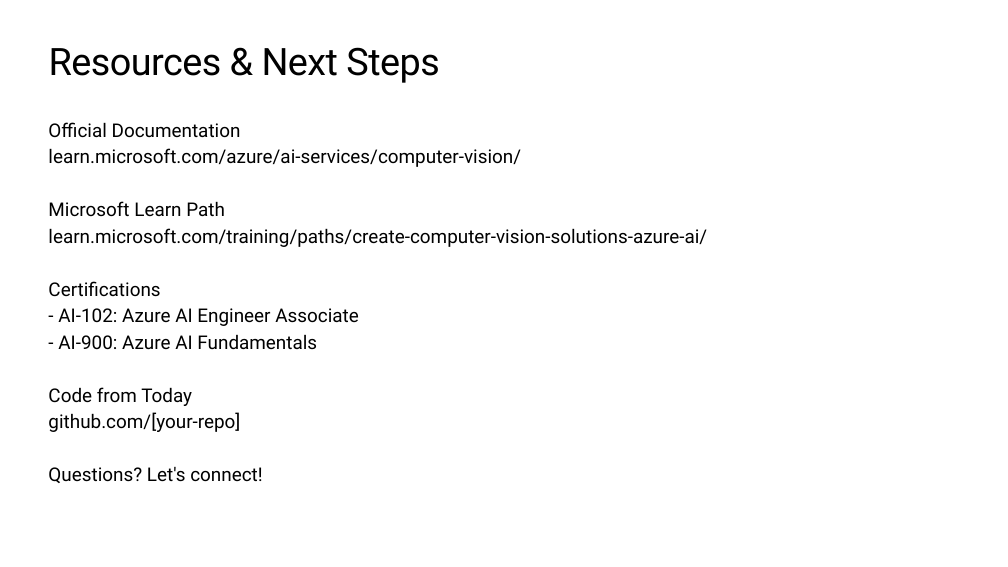
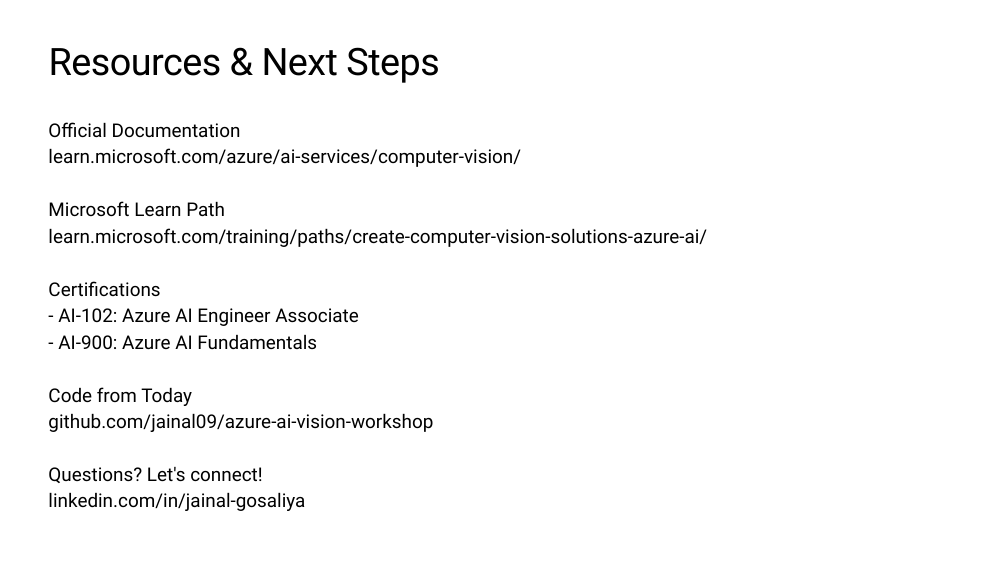
Before and after one commit to jainal09/azure-ai-vision-workshop, a slide deck: slide 10 of Azure_AI_Vision_Workshop.pptx (slide 9 before the commit). Drawn at 1008x567 pixels with LibreOffice and Linux fonts; fonts in the diff are those of the drawing; background and template pictures are left out. Boxes give left, top, right and bottom in pixels: in the first picture for what was removed or moved away, otherwise in the second. Text is boxed around its words. In the diff, an @@ line names an element or a change of style, - is before the commit and + after.

```diff
--- a/Azure_AI_Vision_Workshop.pptx
+++ b/Azure_AI_Vision_Workshop.pptx
@@ text at [48, 413, 433, 432]: text changed @@
-github.com/[your-repo]
+github.com/jainal09/azure-ai-vision-workshop
@@ text at [48, 492, 305, 511]: paragraph added @@
+linkedin.com/in/jainal-gosaliya
```
Also in this commit, not shown: 1 other slide changed, 1 slide added, 1 other file.
